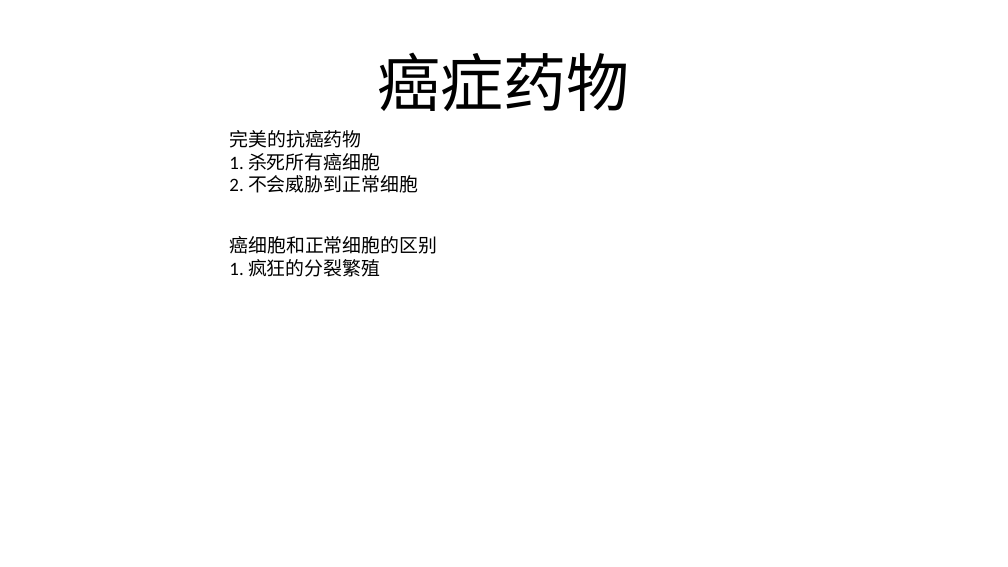
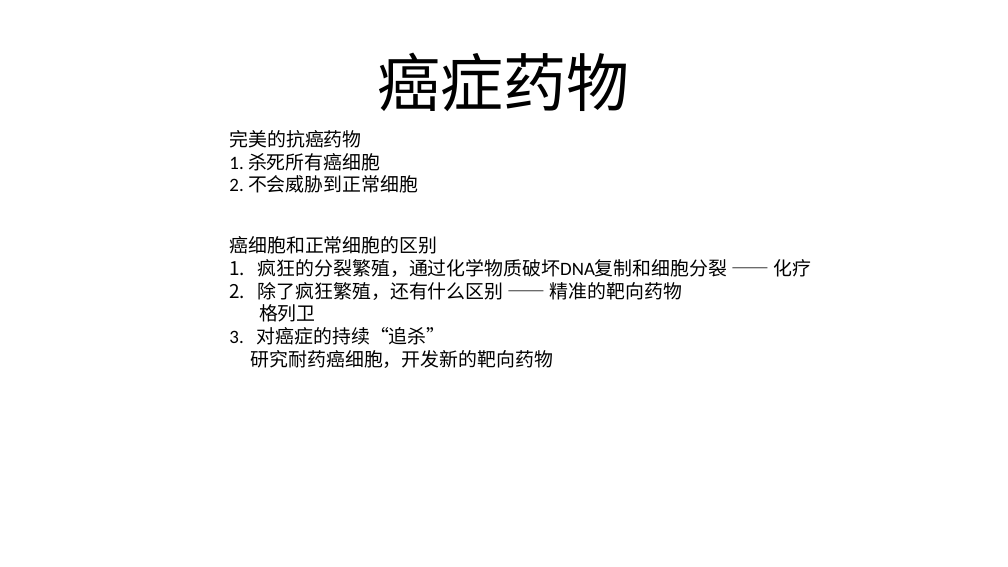
Before and after one commit to FredJiangFei/freetalk, a slide deck: slide 10 of 癌症/New Microsoft PowerPoint Presentation.pptx. Drawn at 1008x567 pixels with LibreOffice and Linux fonts; fonts in the diff are those of the drawing. Boxes give left, top, right and bottom in pixels: in the first picture for what was removed or moved away, otherwise in the second. Text is boxed around its words. In the diff, an @@ line names an element or a change of style, - is before the commit and + after.

Commit message:
ai

```diff
--- a/癌症/New Microsoft PowerPoint Presentation.pptx
+++ b/癌症/New Microsoft PowerPoint Presentation.pptx
@@ text at (229, 259, 812, 368): text changed @@
-1. 疯狂的分裂繁殖
+1. 疯狂的分裂繁殖，通过化学物质破坏DNA复制和细胞分裂 —— 化疗
+2. 除了疯狂繁殖，还有什么区别 —— 精准的靶向药物
+格列卫
+3. 对癌症的持续“追杀”
+研究耐药癌细胞，开发新的靶向药物
```
Also in this commit, not shown: 3 slides added.
